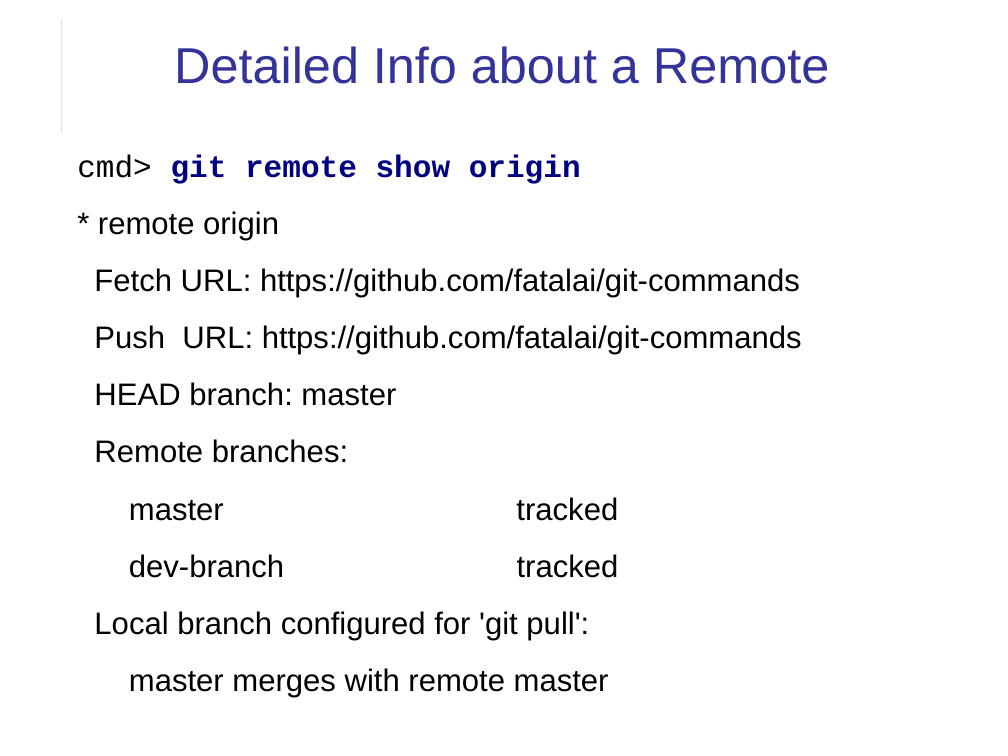
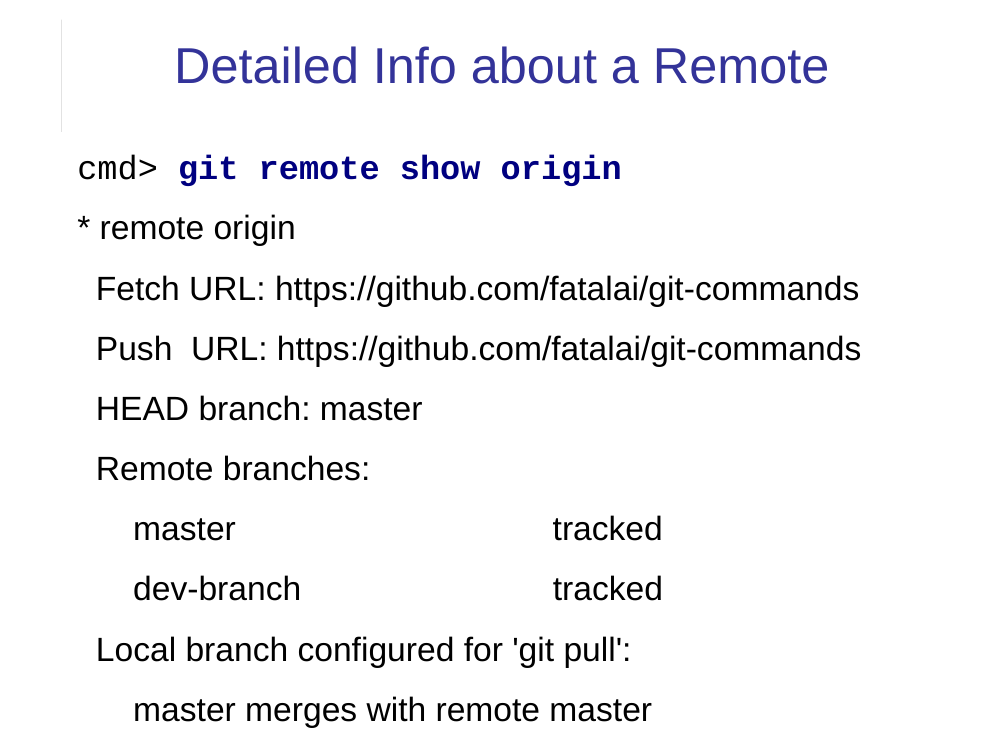
Before and after one commit to cpske/ISP, a slide deck: slide 11 of git/Git-Remotes.odp. Drawn at 1008x756 pixels with LibreOffice and Linux fonts; fonts in the diff are those of the drawing. Boxes give left, top, right and bottom in pixels: in the first picture for what was removed or moved away, otherwise in the second. Text is boxed around its words. In the diff, an @@ line names an element or a change of style, - is before the commit and + after.

```diff
--- a/git/Git-Remotes.odp
+++ b/git/Git-Remotes.odp
@@ text "cmd> git remote show origin" at [77, 155, 861, 722]: size 22.2 to 24 pt @@
```
Also in this commit, not shown: 3 other slides changed, 10 other files.
